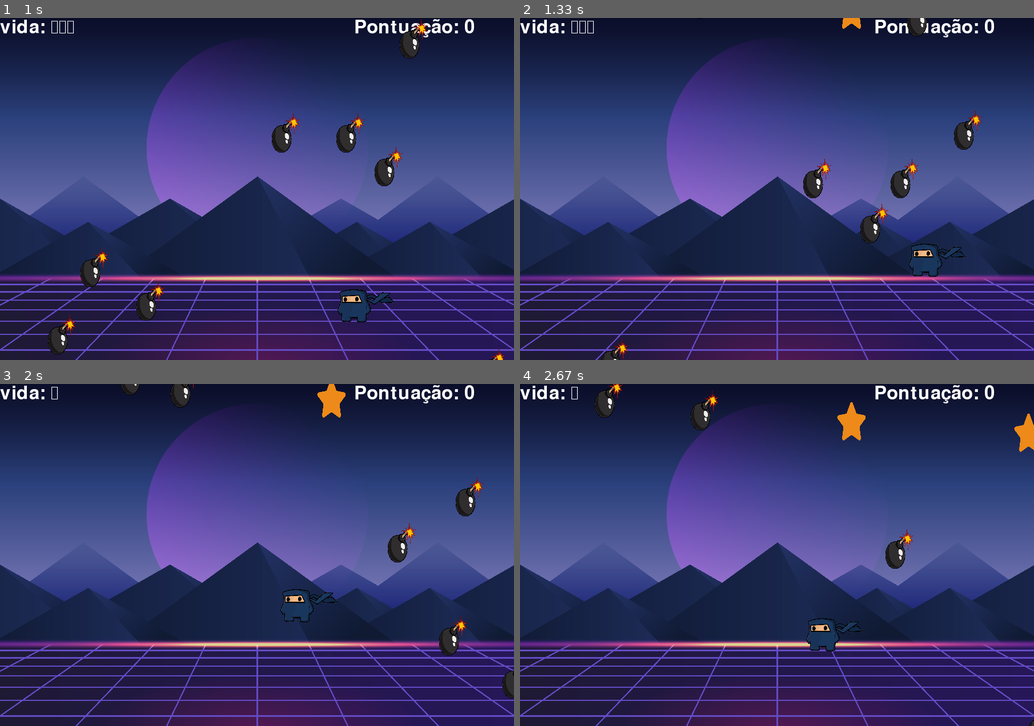
Above: before the commit, frames 1-4 (two rows, left to right).
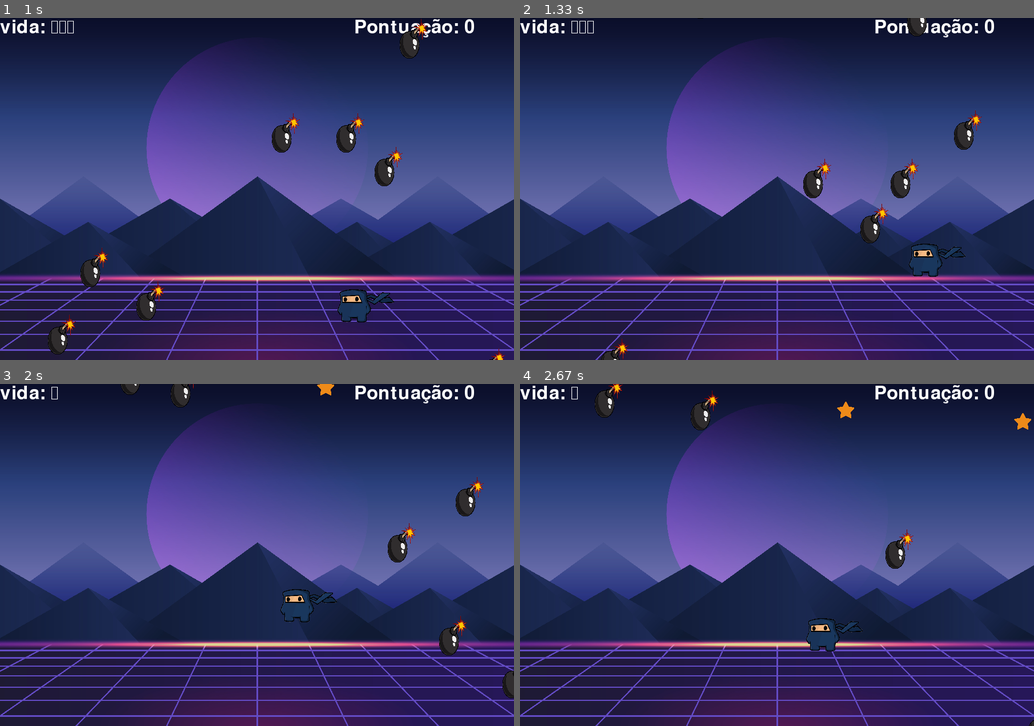
Above: after the commit, the same moments.

Repository: lucassantoss4/pygame
Game: pygame game, started from Versiona_lucas.py
Same seed, same stepped clock (60 frames per second), same inputs: the game is played once before the commit and once after it.
Inputs:
- Up to frame 1 (1 s): hold Right 0.33-0.8 s; hold Right from 0.83 s (still down); tap Space at 0.9 s
- Up to frame 2 (1.33 s): tap Space at 1.2 s; release Right at 1.3 s
- Up to frame 3 (2 s): hold Left 1.33-1.87 s; tap Space at 1.4, 1.7, 1.97 s; hold Left from 1.9 s (still down)
- Up to frame 4 (2.67 s): tap Space at 2.27, 2.4 s; release Left at 2.3 s; hold Right from 2.33 s (still down)

Frame 1 is identical in both runs. In frame 2, less than 0.1% of the frame differs, in the area x 62-67%, y 0-4%; in frame 3, 0.3%; in frame 4, 0.6%, in the area x 61-100%, y 5-20%.

Commit message:
Adicionando som na estrela

Diff:
--- a/Versiona_lucas.py
+++ b/Versiona_lucas.py
@@ -21,6 +21,9 @@
 largura_ninja = 100
 altura_ninja = 90
 
+largura_estrela = 30
+altura_estrela = 30
+
 vida_jogador = 3
 pontos = 0
 
@@ -41,7 +44,7 @@
 bomba_img_small = pygame.transform.scale(bomba_img, (LARGURA_BOMBA, ALTURA_BOMBA)) # diminui o tamanho da imagem da bomba
 
 estrela_img = pygame.image.load('estrela.png').convert_alpha() # carrega imagem da estrela
-estrela_img_small = pygame.transform.scale(estrela_img, (LARGURA_BOMBA, ALTURA_BOMBA)) # diminui o tamanho da imagem da estrela
+estrela_img_small = pygame.transform.scale(estrela_img, (largura_estrela, altura_estrela)) # diminui o tamanho da imagem da estrela
 
 #Toca a música no jogo
 som_fundo = pygame.mixer.Sound('musica.mp3') #som de fundo
@@ -56,6 +59,10 @@
 # Som de explosão
 som_explosao = pygame.mixer.Sound('bomba_som.mp3')
 som_explosao.set_volume(0.1)
+
+# Som de estrela
+som_estrela = pygame.mixer.Sound('som_estrela.mp3')
+som_estrela.set_volume(0.1)
 
 # ========== Inicia estruturas de dados ==========
 class Estrela(pygame.sprite.Sprite):
@@ -252,14 +259,16 @@
 
     if len(hits_estrela) > 0:
         pontos += 10
+        som_estrela.play()
         if pontos % 50 == 0:
             vida_jogador += 1 # Aumenta a vida do jogador a cada 50 pontos
 
     if len(hits_bomba) > 0:
-        tocar_som_explosao()  # Remova o argumento desnecessário aqui
+        som_explosao.play()
         vida_jogador -= 1
     if vida_jogador == 0:
-        tocar_som_explosao()
+        # tocar_som_explosao()
+        som_explosao.play()
         pygame.time.wait(1000)
         game = False
 
Not shown, added: som_estrela.mp3
